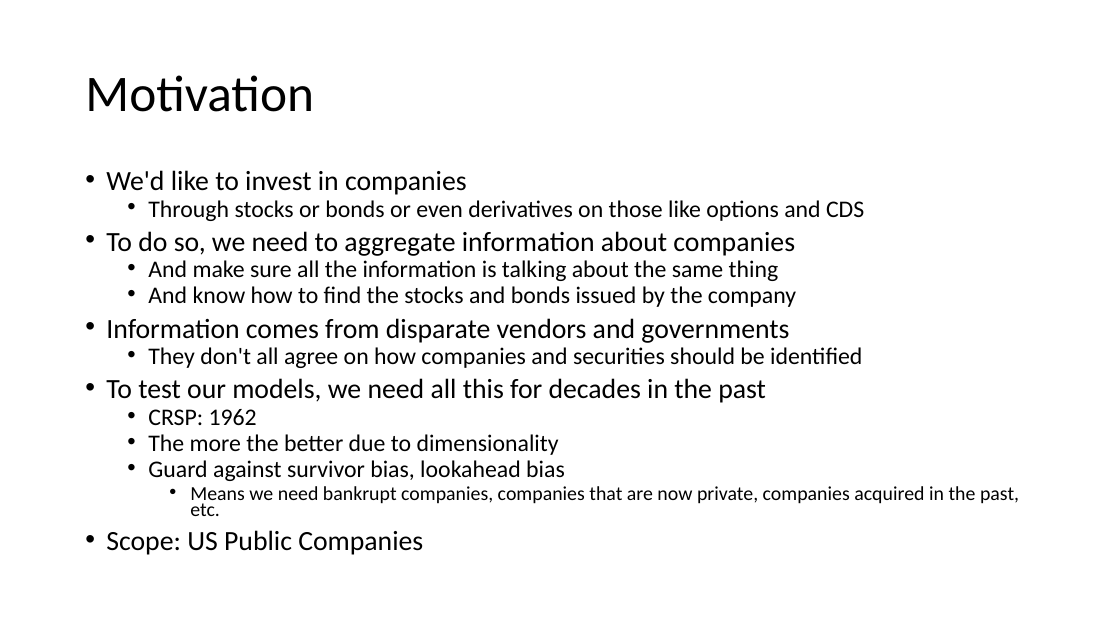
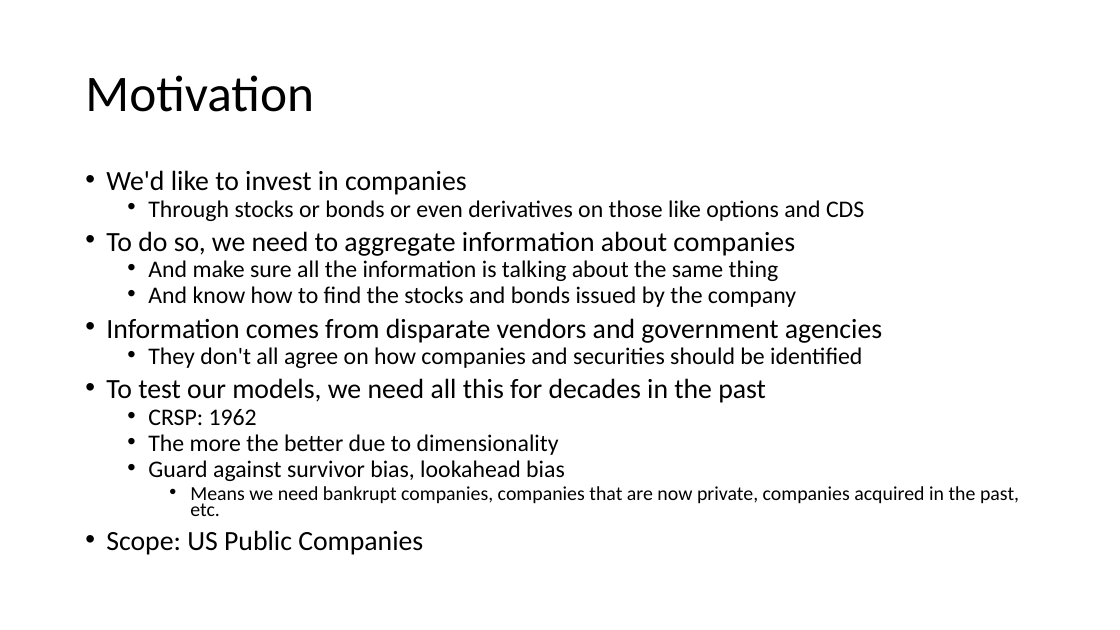
Before and after one commit to jkrowas/Mastering, a slide deck: slide 2 of companymaster.pptx. Drawn at 1120x630 pixels with LibreOffice and Linux fonts; fonts in the diff are those of the drawing. Boxes give left, top, right and bottom in pixels: in the first picture for what was removed or moved away, otherwise in the second. Text is boxed around its words. In the diff, an @@ line names an element or a change of style, - is before the commit and + after.

Commit message:
4 commit

```diff
--- a/companymaster.pptx
+++ b/companymaster.pptx
@@ text at (106, 318, 882, 343): text changed @@
-• Information comes from disparate vendors and governments
+• Information comes from disparate vendors and government agencies
```
